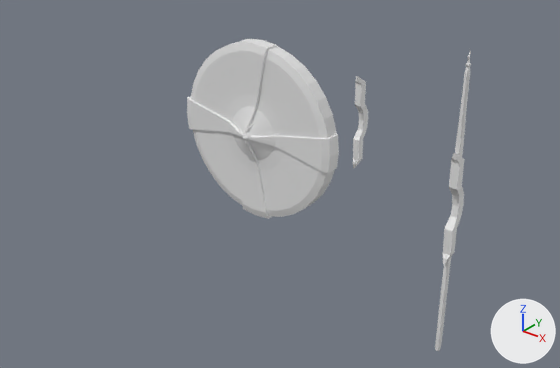
A saved change to the Blender file handle.blend.
The view is the same before and after, from a 50 mm camera at (26.8, -58.3, 32.4) aimed at (-16.3, -4.5, -1.0). The lights are fixed; the arrows at lower right show +X, +Y and +Z.

The scene before the commit, as lines of its bpy script (objects in view):
```python
me_cube_001 = bpy.data.meshes.new('Cube.001')
me_cube_001.from_pydata(...)  # 237 vertices, 225 faces, 28 loose edges; spans x -0.7..1.1, y -1.5..2.8, z -31.6..29.3
# faces by material slot: [72, 89, 64]
me_cube_001.materials.append(mat_material)  # its picture is missing
me_cube_001.materials.append(mat_material_004)  # its picture is missing
me_cube_001.materials.append(mat_material_003)  # its picture is missing
me_cube_002 = bpy.data.meshes.new('Cube.002')
me_cube_002.from_pydata(...)  # 80 vertices, 72 faces; spans x -0.7..1.1, y -1.5..2.8, z -11.3..11.0
me_cube_002.materials.append(mat_material_002)  # its picture is missing
me_cylinder = bpy.data.meshes.new('Cylinder')
me_cylinder.from_pydata(...)  # 433 vertices, 397 faces; spans x -1.03..1.03, y -1.02..1.02, z -2.5..3.61
me_cylinder.materials.append(mat_material_001)  # its picture is missing
ob_handle = bpy.data.objects.new('handle', me_cube_002)
ob_handle.location = (-18.4, 12.57, -0.02)
ob_handle.scale = (0.503, 0.503, 0.503)
ob_shield = bpy.data.objects.new('shield', me_cylinder)
ob_shield.location = (-25.28, 3.13, 0.0)
ob_shield.rotation_euler = (1.571, 0.0, 0.0)  # degrees (90, 0, 0)
ob_shield.scale = (10.0, 10.0, 0.8)
ob_spear = bpy.data.objects.new('spear', me_cube_001)
ob_spear.location = (0.0, 0.0, -0.02)
ob_spear.scale = (0.503, 0.503, 0.503)
```
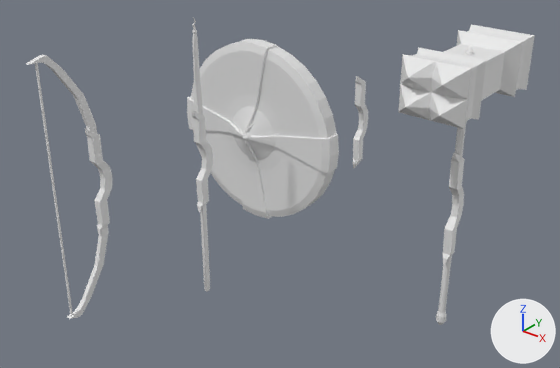
The change, as a list of edits to the scene's bpy script:
```text
Add mat_material_006:
    mat_material_006 = principled_material('Material.006')
    mat_material_006.base_color = (0.8, 0.8, 0.8)  # white #e7e7e7
Add mat_material_005:
    mat_material_005 = principled_material('Material.005')
    mat_material_005.base_color = (0.8, 0.8, 0.8)  # white #e7e7e7
Change me_cube_001:
    where me_cube_001.from_pydata(...)  # 237 vertices, 225 faces, 28 loose edges; spans x -0.7..1.1, y -1.5..2.8, z -31.6..29.3
    used by ob_spear; location = (0.0, 0.0, -0.02); scale = (0.503, 0.503, 0.503)
    me_cube_001 part 1: the whole mesh is moved by (-49.7, -13.2, 0.0)
Add me_cube:
    me_cube.from_pydata(...)  # 678 vertices, 588 faces; spans x -1.5..1.5, y -2.1..2.1, z -15.1..1.8
    me_cube.materials.append(mat_material_006)  # its picture is missing
Add me_cube_003:
    me_cube_003.from_pydata(...)  # 144 vertices, 130 faces; spans x -0.7..1.1, y -11.8..2.8, z -26.7..26.5
    me_cube_003.materials.append(mat_material_005)  # its picture is missing
Add ob_hammer:
    ob_hammer = bpy.data.objects.new('hammer', me_cube)
    ob_hammer.location = (0.1, 0.03, 11.97)
    ob_hammer.scale = (1.99, 3.52, 1.64)
Add ob_bow:
    ob_bow = bpy.data.objects.new('bow', me_cube_003)
    ob_bow.location = (-29.38, -16.28, 0.0)
    ob_bow.scale = (0.503, 0.503, 0.503)
```

Changed parts and their boxes [x1, y1, x2, y2] in the pictures (560 x 368 px):
'hammer', added
    after: [398, 25, 535, 325]
'spear', mesh moved
    before: [435, 51, 471, 351]
    after: [192, 19, 213, 292]
'bow', added
    after: [26, 55, 112, 319]
